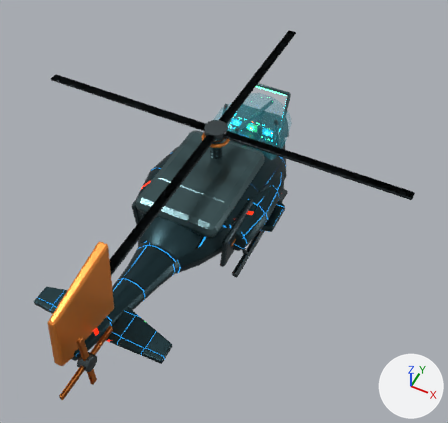
The glTF model public/assets/original/models/support/pass65-chopper-gunner-lod1.glb: old version first, new version second.
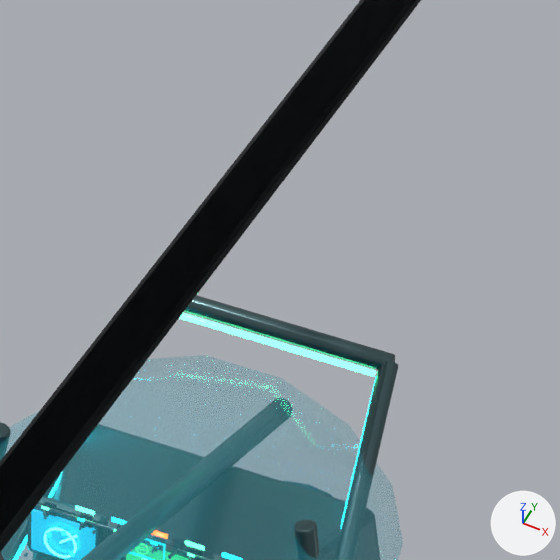
The first picture shows the older version from a camera (50 mm lens) standing at (4.08, -8.24, 9.33) and looking at (0.08, -0.25, -0.65). The close-ups show the older and then the newer version on the part from 51% to 71% of the width and 8% to 30% of the height of that picture. Only the edits that show in the close-ups are written down. Arrows for +X, +Y and +Z are at lower right; the lights stay in place. Where no turn or scale is listed for an object, it has been applied to the vertices.

Objects in the first close-up: 'Chopper_CanopyGlass_LOD1', 'Chopper_CanopyPillar_1_LOD1', 'Chopper_InnerWindscreenHeaderGlow_LOD1', 'Chopper_InnerWindscreenHeader_LOD1', 'Chopper_InnerWindscreenPillar_1_LOD1', 'Chopper_MainBlade_0_LOD1', 'Chopper_MainBlade_2_LOD1' and 2 more.
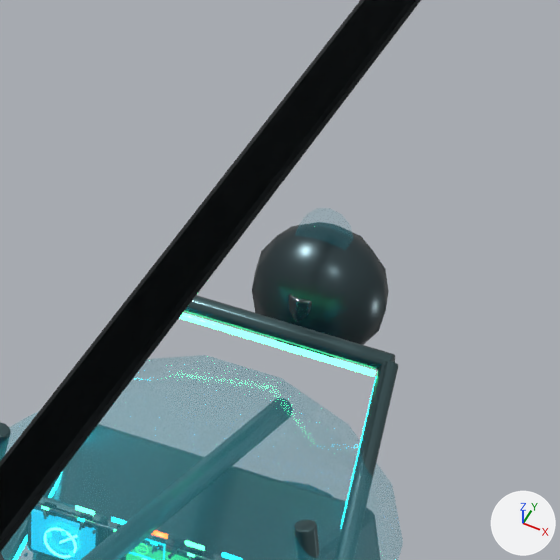
Pixel boxes [x1, y1, x2, y2] of what changed, in the close-ups (560 x 560 px):
'Chopper_SensorTurret_LOD1', added
    after: [252, 225, 389, 358]
'Chopper_SensorLens_LOD1', added
    after: [295, 208, 353, 250]
'Chopper_SensorMast_LOD1', added
    after: [289, 295, 312, 322]

The change, as a diff of the scene's bpy script:
```diff
--- a/public/assets/original/models/support/pass65-chopper-gunner-lod1.glb.py
+++ b/public/assets/original/models/support/pass65-chopper-gunner-lod1.glb.py
@@ me_sphere_006_1 @@
+me_sphere_006_1.from_pydata(...)  # a UV sphere (12 segments, 8 rings, poles along z) spanning x -0.26..0.26, y -0.22..0.22, z -0.26..0.26
+me_sphere_006_1.materials.append(mat_mat_pass65chopper_darkarmor)  # greyish cyan #425257
@@ me_cylinder_104 @@
+me_cylinder_104.from_pydata(...)  # 112 vertices, 220 faces; spans x -0.058..0.058, y -0.058..0.058, z -0.1..0.1
+me_cylinder_104.materials.append(mat_mat_pass65chopper_gunmetal)  # dark grey #576164
@@ me_cylinder_103 @@
+me_cylinder_103.from_pydata(...)  # 72 vertices, 140 faces; spans x -0.1..0.1, y -0.04..0.04, z -0.1..0.1
+me_cylinder_103.materials.append(mat_mat_pass65chopper_hudglass)  # cyan #277c86, glowing cyan #0d7a89
@@ ob_chopper_sensorturret_lod1 @@
+ob_chopper_sensorturret_lod1 = bpy.data.objects.new('Chopper_SensorTurret_LOD1', me_sphere_006_1)
+ob_chopper_sensorturret_lod1.location = (0.0, 2.66, 0.78)
@@ ob_chopper_sensormast_lod1 @@
+ob_chopper_sensormast_lod1 = bpy.data.objects.new('Chopper_SensorMast_LOD1', me_cylinder_104)
+ob_chopper_sensormast_lod1.location = (0.0, 2.5, 0.78)
@@ ob_chopper_sensorlens_lod1 @@
+ob_chopper_sensorlens_lod1 = bpy.data.objects.new('Chopper_SensorLens_LOD1', me_cylinder_103)
+ob_chopper_sensorlens_lod1.location = (0.0, 2.66, 1.02)
```
